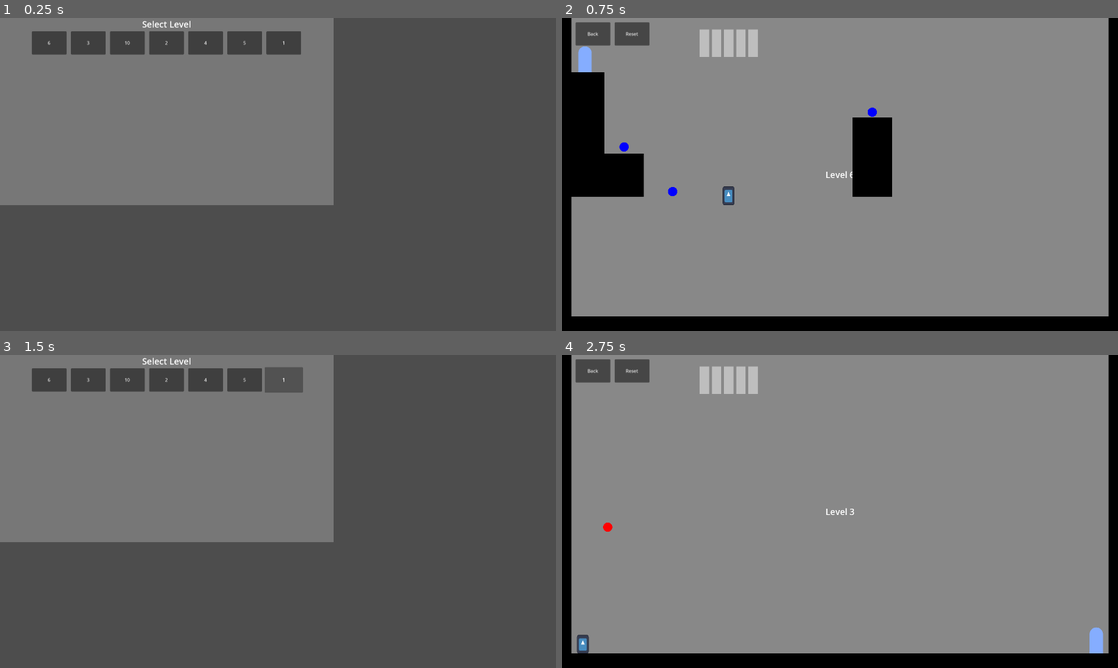
Above: before the commit, frames 1-4 (two rows, left to right).
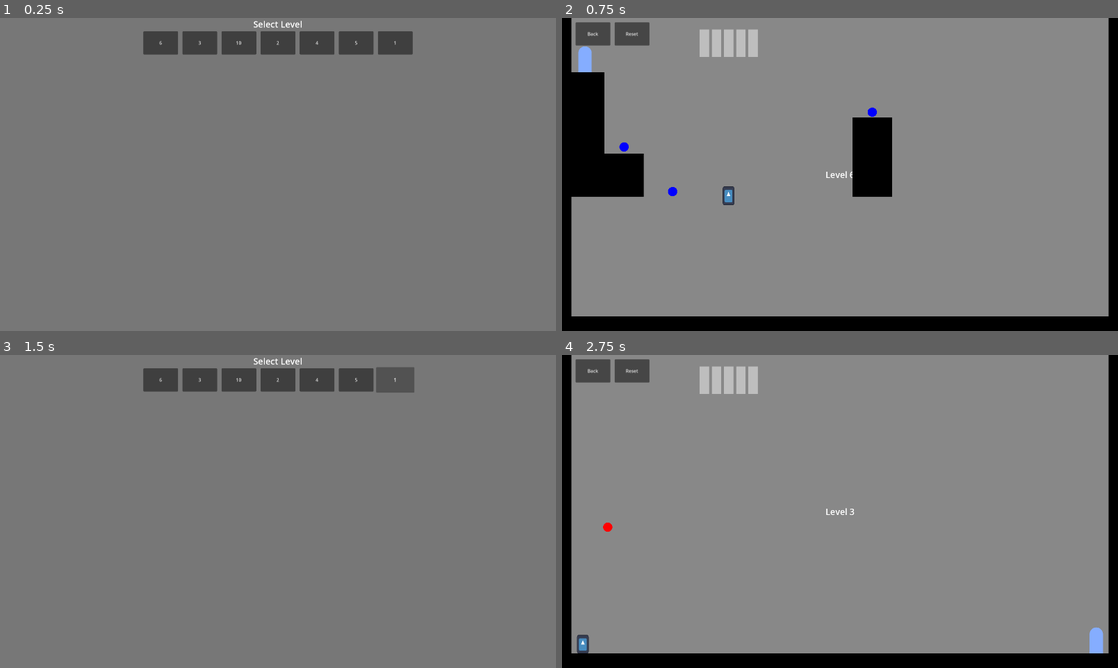
Above: after the commit, the same moments.

Repository: moaatt2/My-First-Game
Game: Godot game, scene res://scenes/level_select_screen.tscn
Same seed, same stepped clock (60 frames per second), same inputs: the game is played once before the commit and once after it. The engine's default icon, where the game draws it, is replaced by a stand-in: a white triangle on a blue panel in a dark square.
Inputs:
- Up to frame 1 (0.25 s): no input
- Up to frame 2 (0.75 s): click "6" at 0.5 s
- Up to frame 3 (1.5 s): click "Back" at 1.25 s
- Up to frame 4 (2.75 s): click "3" at 2 s

The runs differ from the first frame. In frame 1, 66% of the frame differs, in the area x 0-100%, y 0-100%; in frame 2, nothing differs; in frame 3, 66%; in frame 4, nothing differs.

Commit message:
Update level select screen to new resolution.

Diff:
--- a/scenes/level_select_screen.tscn
+++ b/scenes/level_select_screen.tscn
@@ -7,13 +7,13 @@
 dir_path = "res://levels"
 
 [node name="ColorRect" type="ColorRect" parent="."]
-offset_right = 1152.0
-offset_bottom = 646.0
+offset_right = 1920.0
+offset_bottom = 1080.0
 color = Color(0.46666667, 0.46666667, 0.46666667, 1)
 
 [node name="MarginContainer" type="MarginContainer" parent="."]
-offset_right = 1151.0
-offset_bottom = 647.0
+offset_right = 1920.0
+offset_bottom = 1080.0
 
 [node name="VBoxContainer" type="VBoxContainer" parent="MarginContainer"]
 layout_mode = 2
